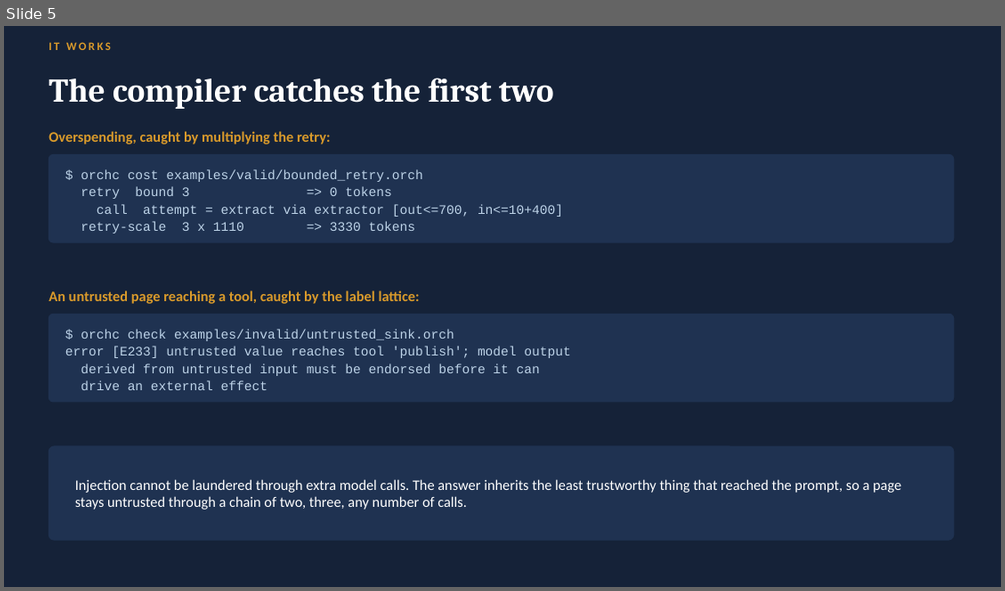
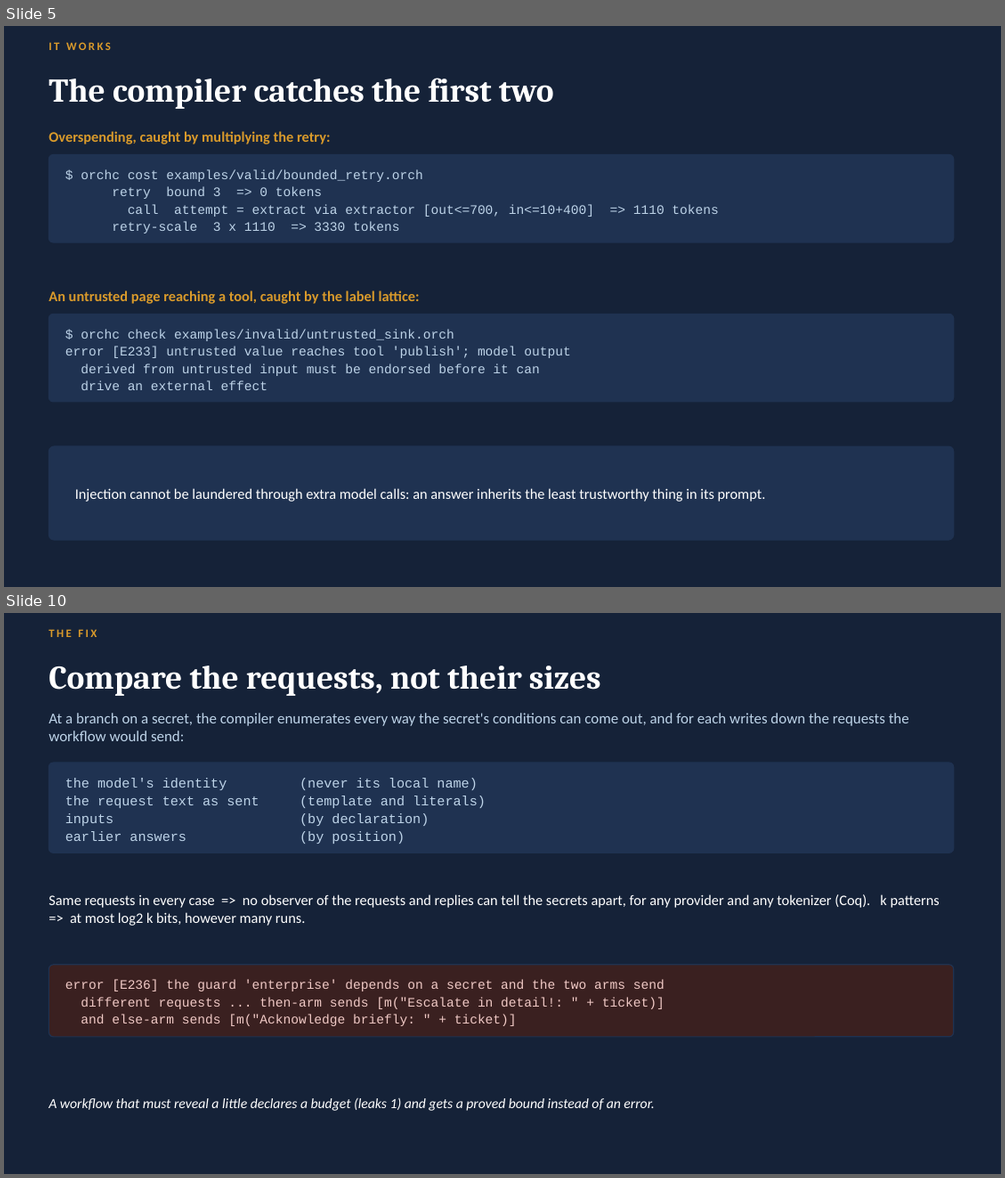
Before and after one commit to guyoverclocked/orchlang-compiler-design-project, a slide deck: submission/phase2/OrchLang_Phase2_Presentation_Nambi_Rajan_M.pptx. Shown one above the other, each under a label of ours: slide 5 before the commit, slides 5 and 10 after it; the slides between them are not shown. The pictures are 1005x591 and 1005x1178 pixels, drawn with LibreOffice and Linux fonts; fonts in the diff are those of the drawing. Boxes give left, top, right and bottom in pixels: in the first picture for what was removed or moved away, otherwise in the second. Text is boxed around its words. In the diff, an @@ line names an element or a change of style, - is before the commit and + after.

```diff
--- a/submission/phase2/OrchLang_Phase2_Presentation_Nambi_Rajan_M.pptx
+++ b/submission/phase2/OrchLang_Phase2_Presentation_Nambi_Rajan_M.pptx
@@ slide 10 added at [4,613,1001,1174], background #152238 @@
@@ text added at [48,629,97,637], 11 pt, text #D99A2B, bold @@
+THE FIX
@@ text added at [48,666,601,696], 32 pt, text #FFFFFF, bold @@
+Compare the requests, not their sizes
@@ text added at [48,713,909,741], 14.5 pt, text #BDD3E8 @@
+At a branch on a secret, the compiler enumerates every way the secret's conditions can come out, and for each writes down the requests the workflow would send:
@@ rounded rectangle added at [48,763,954,853], fill #1F3251, outline #1F3251 1 pt @@
@@ text added at [65,778,485,844], 13 pt, text #BDD3E8 @@
+the model's identity (never its local name)
+the request text as sent (template and literals)
+inputs (by declaration)
+earlier answers (by position)
@@ text added at [48,894,939,925], 14 pt, text #FFFFFF @@
+Same requests in every case => no observer of the requests and replies can tell the secrets apart, for any provider and any tokenizer (Coq). k patterns => at most log2 k bits, however many runs.
@@ rounded rectangle added at [48,965,954,1037], fill #3A2020, outline #1F3251 1 pt @@
@@ text added at [65,980,664,1026], 12.5 pt, text #F0C9C5 @@
+error [E236] the guard 'enterprise' depends on a secret and the two arms send
+different requests ... then-arm sends [m("Escalate in detail!: " + ticket)]
+and else-arm sends [m("Acknowledge briefly: " + ticket)]
@@ text added at [48,1097,654,1111], 13.5 pt, text #FFFFFF, italic @@
+A workflow that must reveal a little declares a budget (leaks 1) and gets a proved bound instead of an error.
@@ slide 5 changed as well @@
@@ text at [128,204,594,216]: text changed @@
-call attempt = extract via extractor [out<=700, in<=10+400]
+call attempt = extract via extractor [out<=700, in<=10+400] => 1110 tokens
@@ text at [75,488,766,501]: text changed @@
-Injection cannot be laundered through extra model calls. The answer inherits the least trustworthy thing that reached the prompt, so a page stays untrusted through a chain of two, three, any number of calls.
+Injection cannot be laundered through extra model calls: an answer inherits the least trustworthy thing in its prompt.
```
Also in this commit, not shown: 9 other slides changed, 9 other slides added, 8 slides removed, 28 other files.
